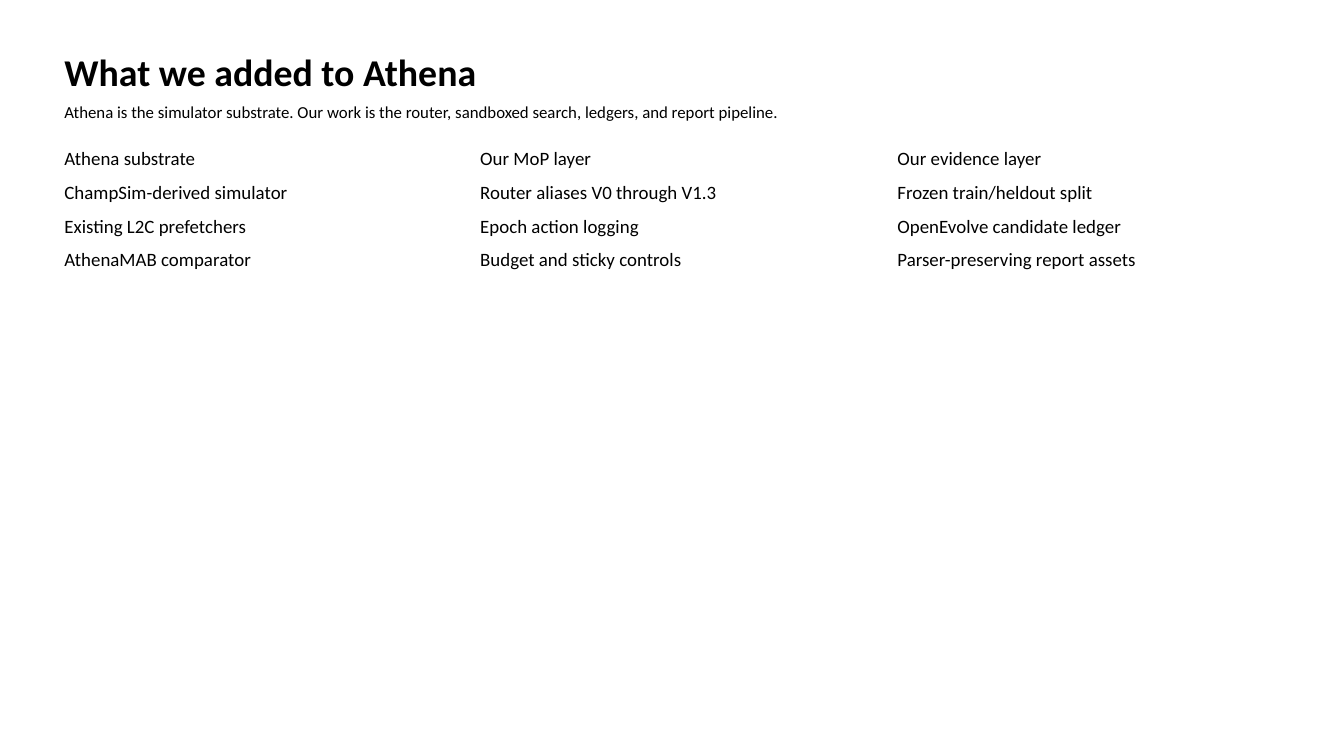
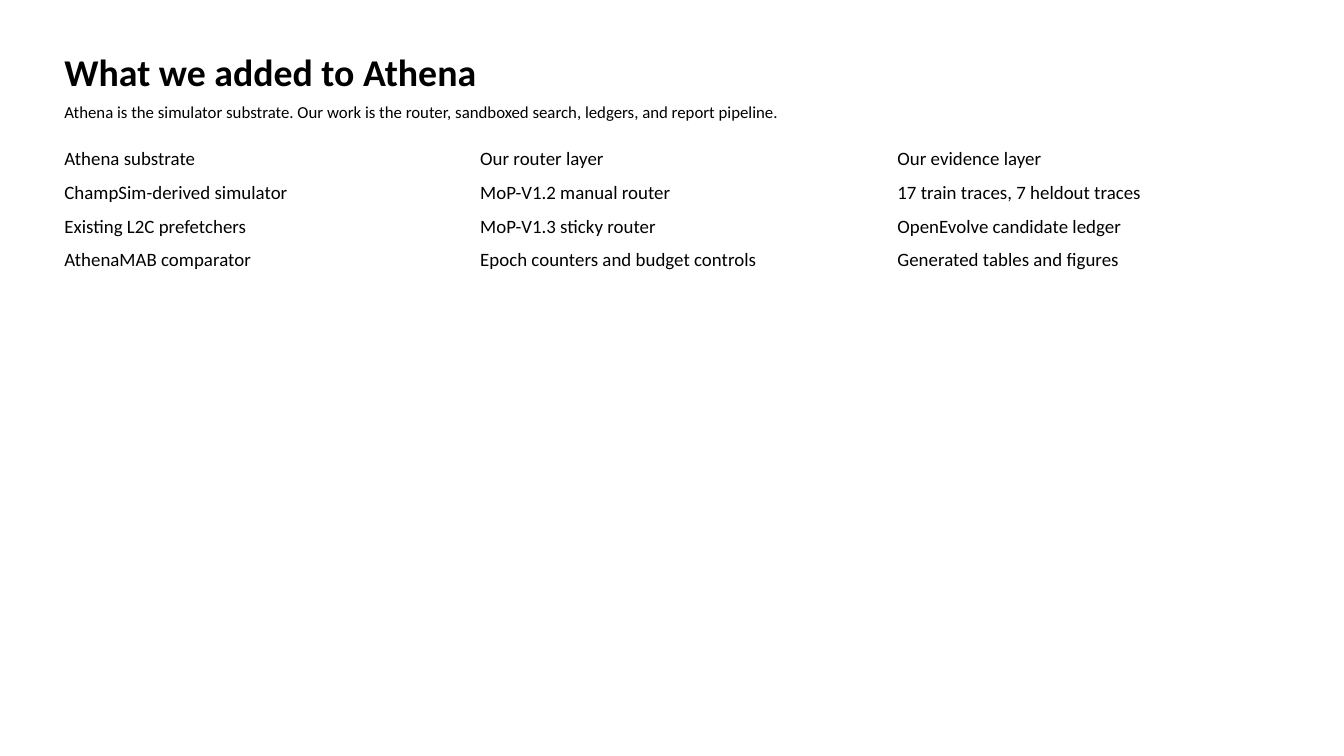
Before and after one commit to GithuBarry/Mixture-of-Prefetchers, a slide deck: slide 2 of slides/mop_stage2_final/output/output.pptx. Drawn at 1344x756 pixels with LibreOffice and Linux fonts; fonts in the diff are those of the drawing. Boxes give left, top, right and bottom in pixels: in the first picture for what was removed or moved away, otherwise in the second. Text is boxed around its words. In the diff, an @@ line names an element or a change of style, - is before the commit and + after.

Commit message:
Polish OpenEvolve report and visuals

```diff
--- a/slides/mop_stage2_final/output/output.pptx
+++ b/slides/mop_stage2_final/output/output.pptx
@@ text at (480, 152, 603, 168): text changed @@
-Our MoP layer
+Our router layer
@@ text at (480, 186, 670, 199): text changed @@
-Router aliases V0 through V1.3
+MoP-V1.2 manual router
@@ text at (897, 186, 1140, 201): text changed @@
-Frozen train/heldout split
+17 train traces, 7 heldout traces
@@ text at (480, 220, 655, 236): text changed @@
-Epoch action logging
+MoP-V1.3 sticky router
@@ text at (480, 253, 756, 270): text changed @@
-Budget and sticky controls
+Epoch counters and budget controls
@@ text at (897, 253, 1119, 270): text changed @@
-Parser-preserving report assets
+Generated tables and figures
```
Also in this commit, not shown: 5 other slides changed, 2 slides added, 2 slides removed, 23 other files.
